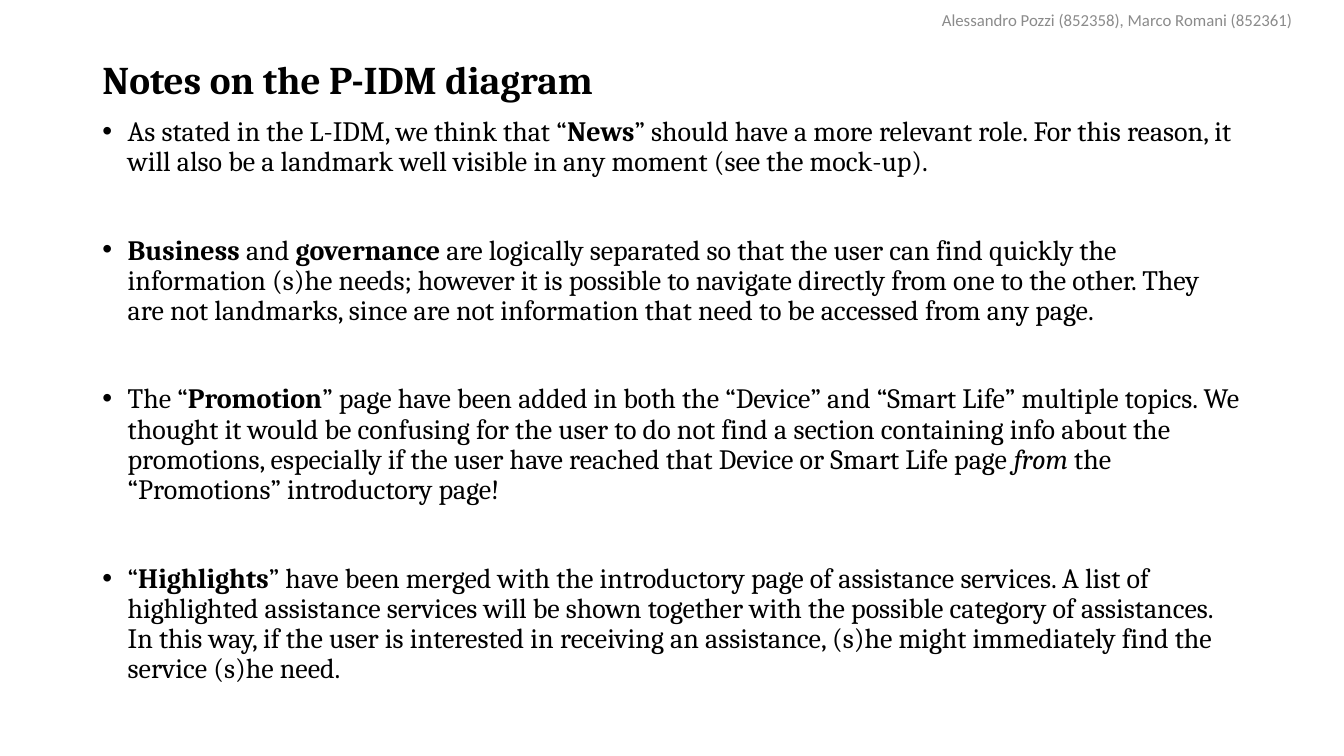
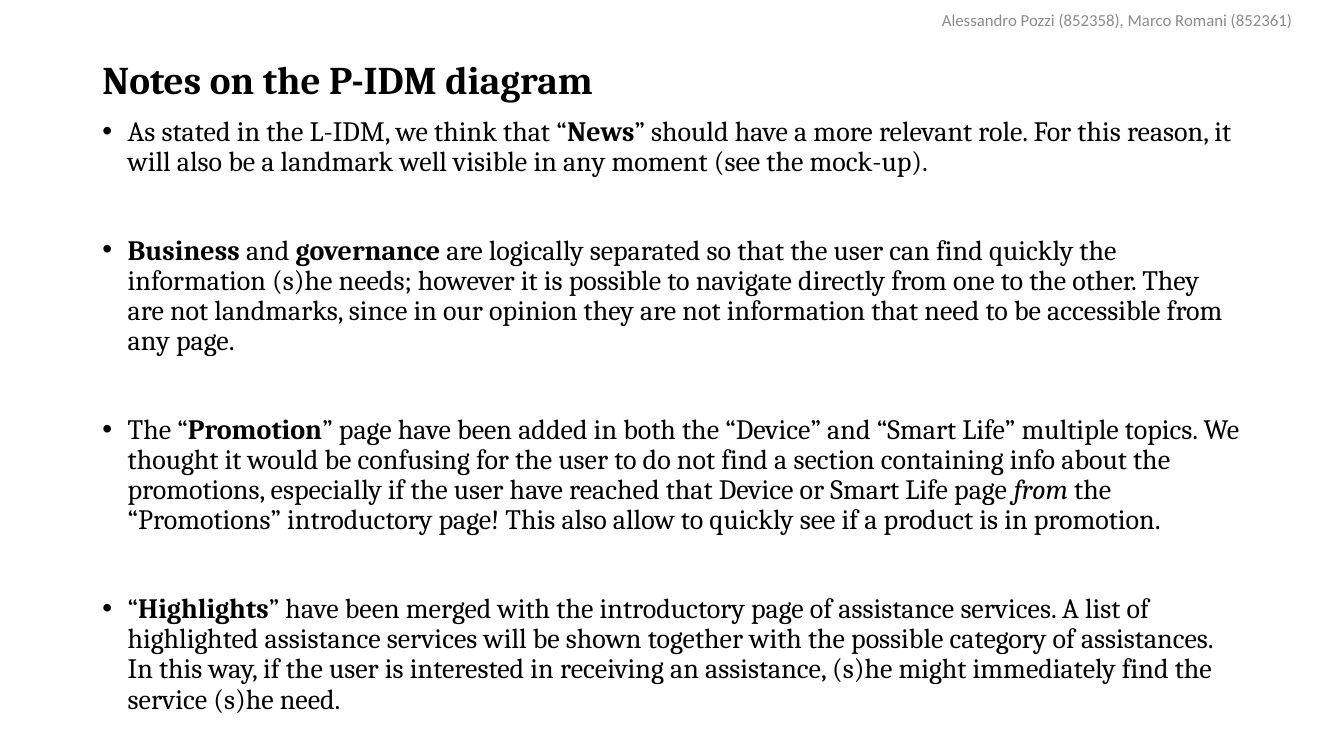
Before and after one commit to AlessandroPozzi/HypermediaProject2016-PozziRomani, a slide deck: slide 11 of Drafts & Material/IDM Models + Notes.pptx (slide 10 before the commit). Drawn at 1344x756 pixels with LibreOffice and Linux fonts; fonts in the diff are those of the drawing. Boxes give left, top, right and bottom in pixels: in the first picture for what was removed or moved away, otherwise in the second. Text is boxed around its words. In the diff, an @@ line names an element or a change of style, - is before the commit and + after.

```diff
--- a/Drafts & Material/IDM Models + Notes.pptx
+++ b/Drafts & Material/IDM Models + Notes.pptx
@@ text at [128,240,1240,535]: text changed @@
-• Business and governance are logically separated so that the user can find quickly the information (s)he needs; however it is possible to navigate directly from one to the other. They are not landmarks, since are not information that need to be accessed from any page.
-• The “Promotion” page have been added in both the “Device” and “Smart Life” multiple topics. We thought it would be confusing for the user to do not find a section containing info about the promotions, especially if the user have reached that Device or Smart Life page from the “Promotions” introductory page!
+• Business and governance are logically separated so that the user can find quickly the information (s)he needs; however it is possible to navigate directly from one to the other. They are not landmarks, since in our opinion they are not information that need to be accessible from any page.
+• The “Promotion” page have been added in both the “Device” and “Smart Life” multiple topics. We thought it would be confusing for the user to do not find a section containing info about the promotions, especially if the user have reached that Device or Smart Life page from the “Promotions” introductory page! This also allow to quickly see if a product is in promotion.
```
Also in this commit, not shown: 5 other slides changed, 2 slides added.
